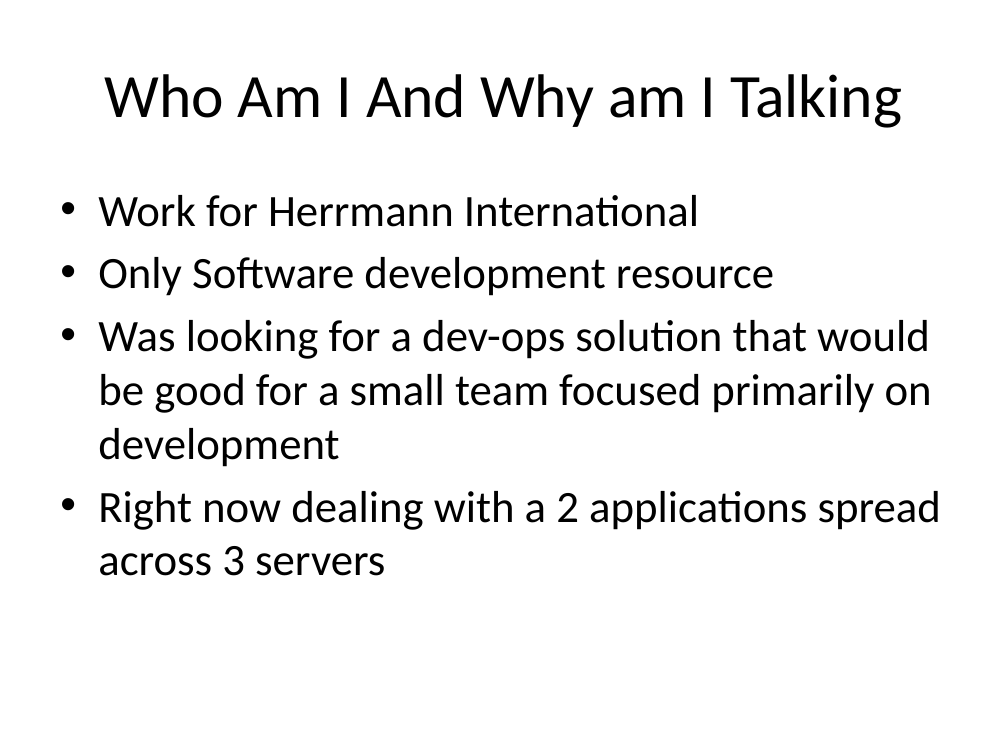
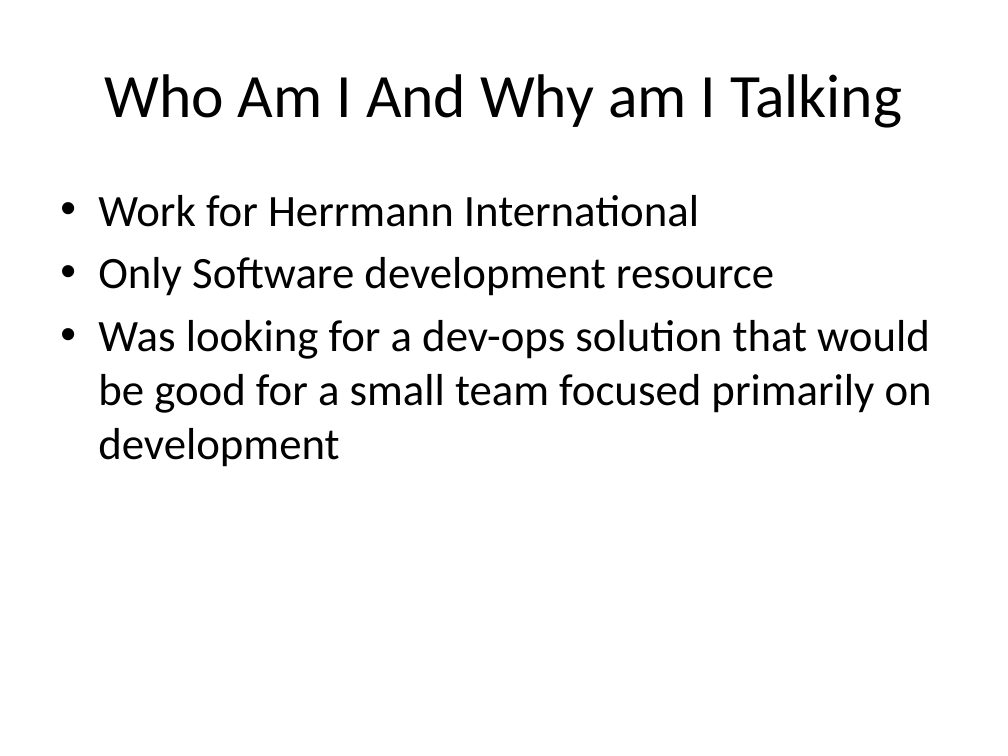
Before and after one commit to AndrewSwerlick/docker-talk, a slide deck: slide 2 of slides.pptx. Drawn at 1008x756 pixels with LibreOffice and Linux fonts; fonts in the diff are those of the drawing. Boxes give left, top, right and bottom in pixels: in the first picture for what was removed or moved away, otherwise in the second. Text is boxed around its words. In the diff, an @@ line names an element or a change of style, - is before the commit and + after.

```diff
--- a/slides.pptx
+++ b/slides.pptx
@@ text at [98, 491, 941, 576]: paragraph removed @@
-• Right now dealing with a 2 applications spread across 3 servers
```
Also in this commit, not shown: 7 other slides changed, 4 slides added, 1 slide removed.
